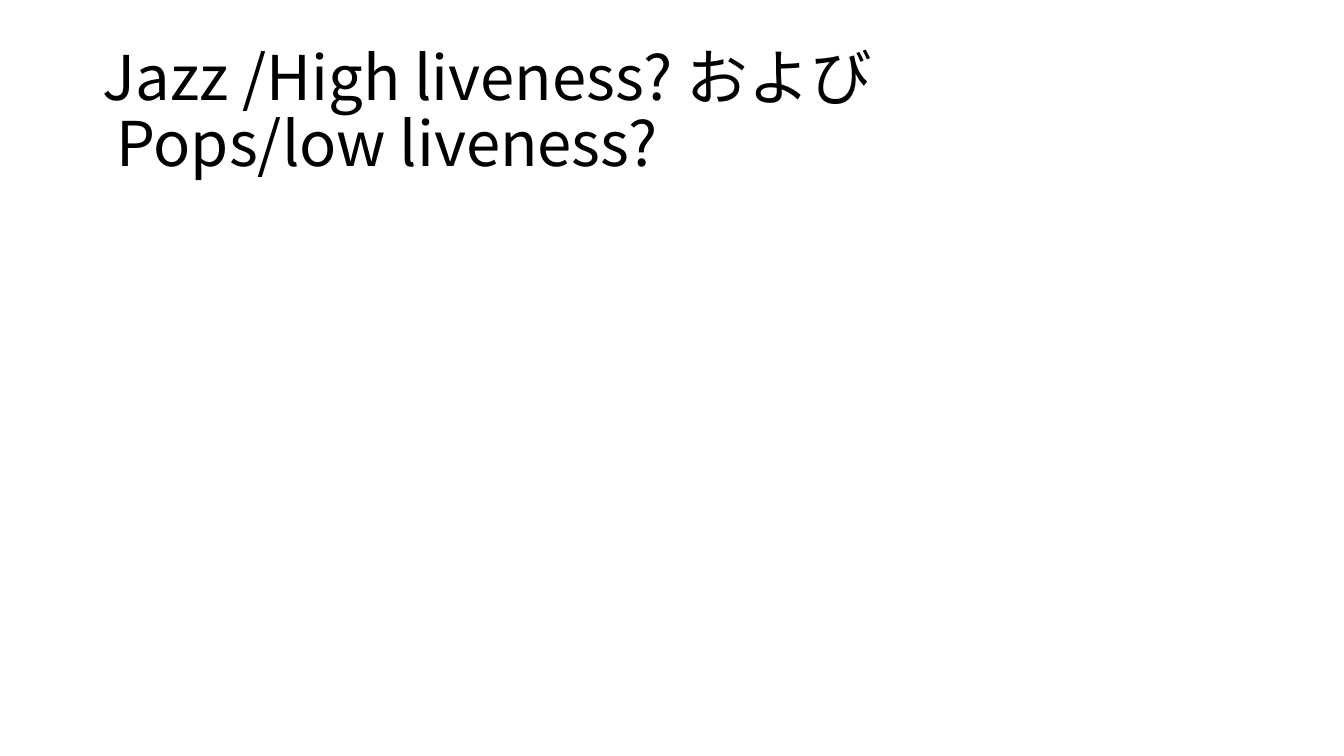
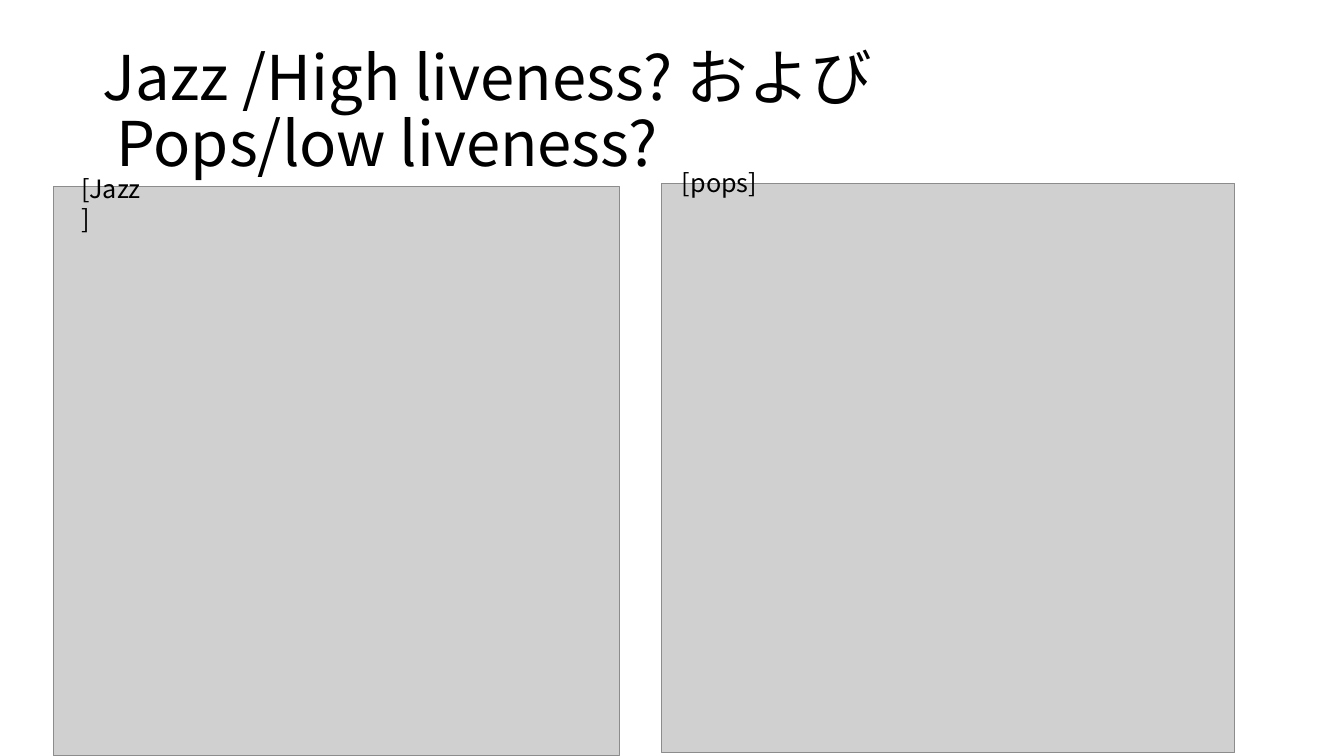
Before and after one commit to helmenov/SoundArtificialityDetection, a slide deck: slide 15 of paper/emm202001/emm202001.pptx (slide 16 before the commit). Drawn at 1344x756 pixels with LibreOffice and Linux fonts; fonts in the diff are those of the drawing; grey boxes stand for pictures. Boxes give left, top, right and bottom in pixels: in the first picture for what was removed or moved away, otherwise in the second. Text is boxed around its words. In the diff, an @@ line names an element or a change of style, - is before the commit and + after.

```diff
--- a/paper/emm202001/emm202001.pptx
+++ b/paper/emm202001/emm202001.pptx
@@ text added at (81,172,141,203), 18 pt, text #000000 @@
+[Jazz]
@@ text added at (682,167,757,198), 18 pt, text #000000 @@
+[pops]
@@ picture added at (53,187,620,756) @@
@@ picture added at (662,184,1236,753) @@
```
Also in this commit, not shown: 5 other slides changed, 1 slide removed, 27 other files.
